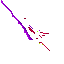
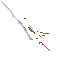
The second 64px x 64px image is a revision of the first. Changes to its layers:
painted on "exe_lilac_mpbl.png" over bbox(1, 0, 50, 51)
